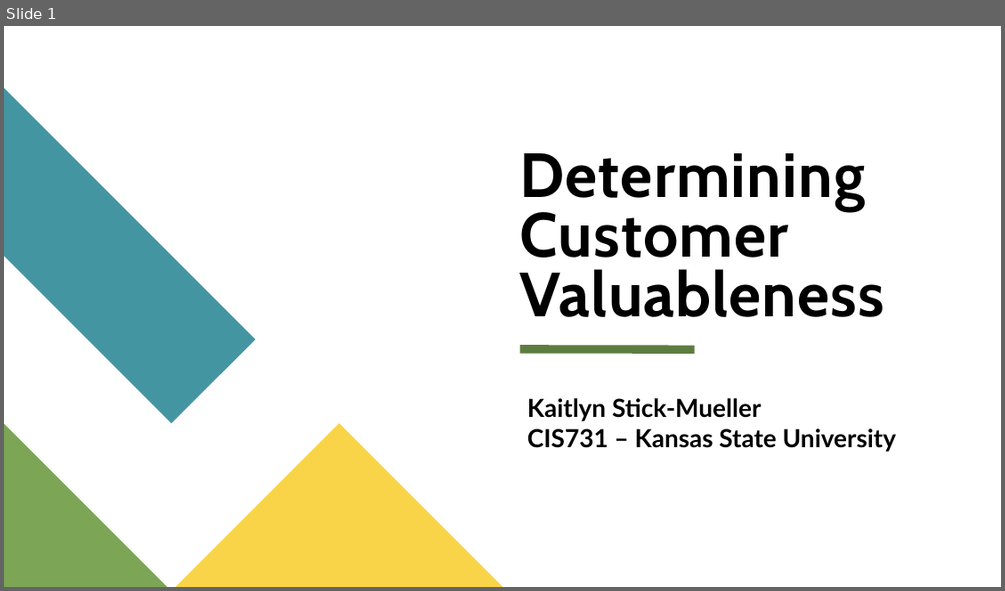
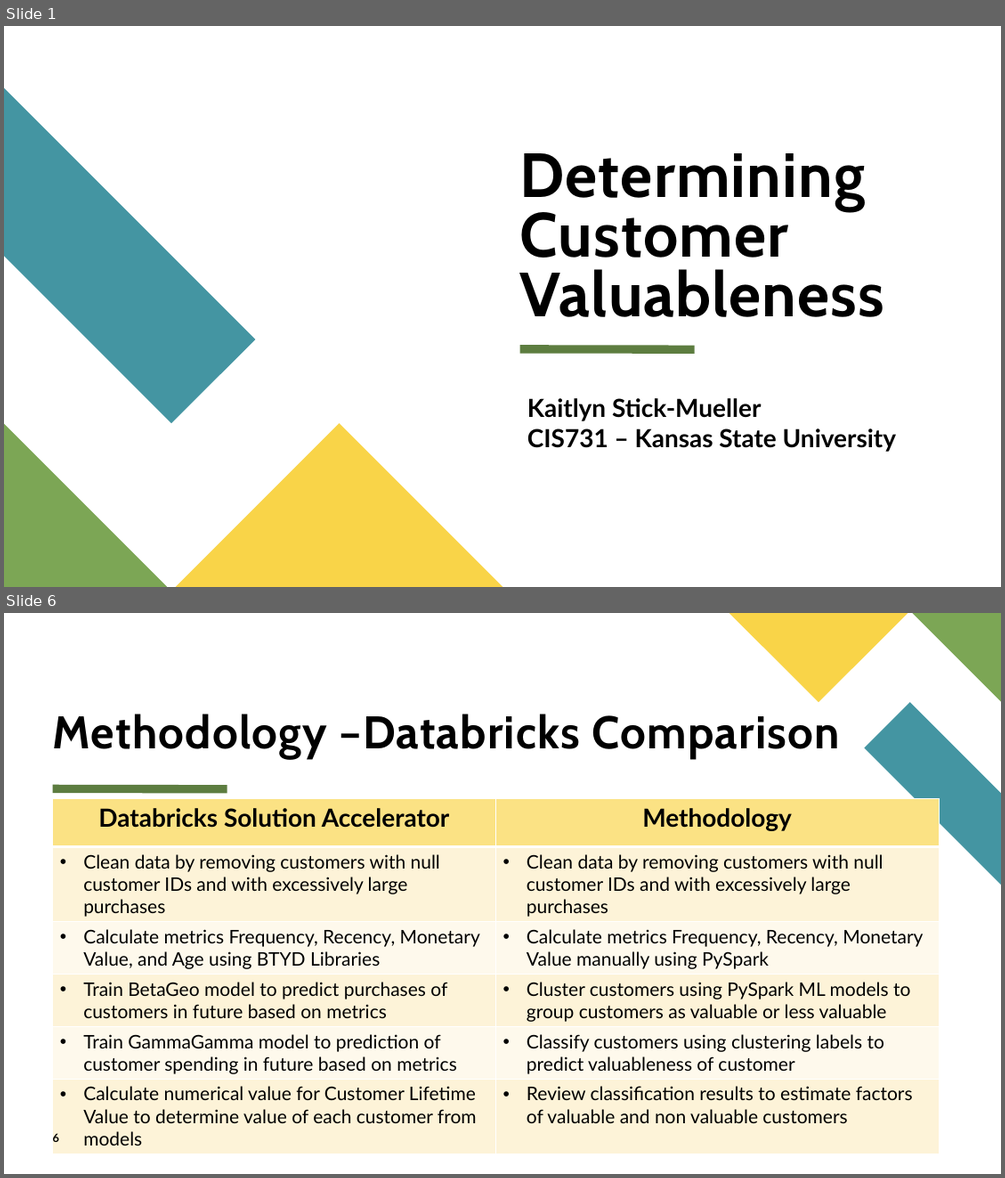
Before and after one commit to kstickmueller/CIS731-finalproject, a slide deck: Determing Customer Valuableness CIS731 Final Project.pptx. Shown one above the other, each under a label of ours: slide 1 before the commit, slides 1 and 6 after it; the slides between them are not shown. The pictures are 1005x591 and 1005x1178 pixels, drawn with LibreOffice and Linux fonts; fonts in the diff are those of the drawing. Boxes give left, top, right and bottom in pixels: in the first picture for what was removed or moved away, otherwise in the second. Text is boxed around its words. In the diff, an @@ line names an element or a change of style, - is before the commit and + after.

```diff
--- a/Determing Customer Valuableness CIS731 Final Project.pptx
+++ b/Determing Customer Valuableness CIS731 Final Project.pptx
@@ slide 6 added at bbox=[4, 613, 1001, 1174], background #FFFFFF @@
@@ freeform shape added at bbox=[729, 613, 908, 702], fill #F9D448 @@
@@ freeform shape added at bbox=[913, 613, 1001, 702], fill #7CA655 @@
@@ title added at bbox=[53, 714, 840, 758], 44 pt, text #000000, bold @@
+Methodology –Databricks Comparison
@@ freeform shape added at bbox=[864, 702, 1001, 884], fill #4495A2 @@
@@ line added from (53, 788) to (226, 788), #5D7D40 8 pt @@
@@ table added at bbox=[53, 799, 939, 1149], 6 rows, 2 columns @@
+Databricks Solution Accelerator | Methodology
+Clean data by removing customers with null customer IDs and with excessively large purchases | Clean data by removing customers with null customer IDs and with excessively large purchases
+Calculate metrics Frequency, Recency, Monetary Value, and Age using BTYD Libraries | Calculate metrics Frequency, Recency, Monetary Value manually using PySpark
+Train BetaGeo model to predict purchases of customers in future based on metrics | Cluster customers using PySpark ML models to group customers as valuable or less valuable
+Train GammaGamma model to prediction of customer spending in future based on metrics | Classify customers using clustering labels to predict valuableness of customer
+Calculate numerical value for Customer Lifetime Value to determine value of each customer from models | Review classification results to estimate factors of valuable and non valuable customers
@@ page number added at bbox=[53, 1133, 59, 1142], 11 pt, text #000000, bold @@
+6
```
Also in this commit, not shown: 15 slides changed, 1 other slide added, 1 other file.
